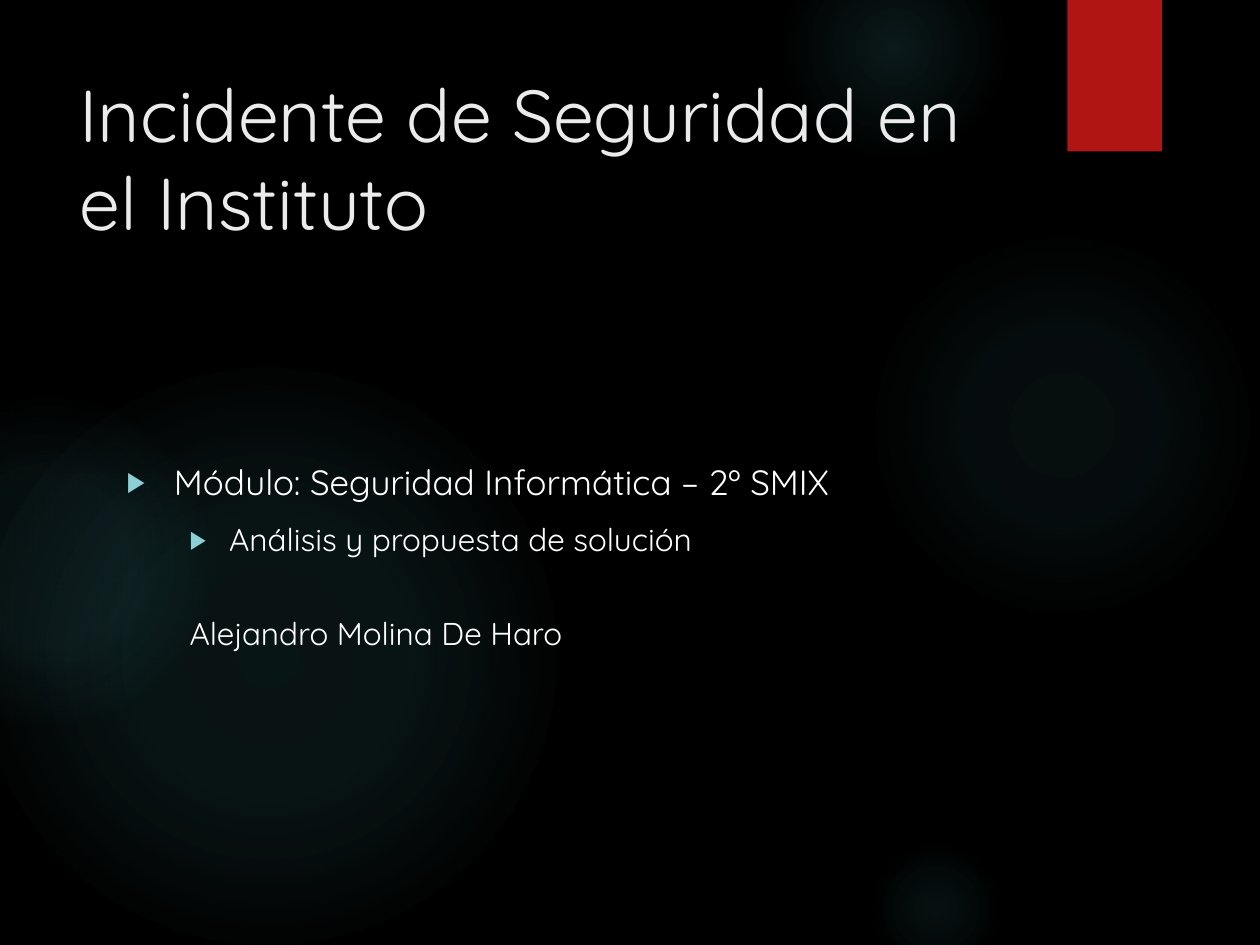
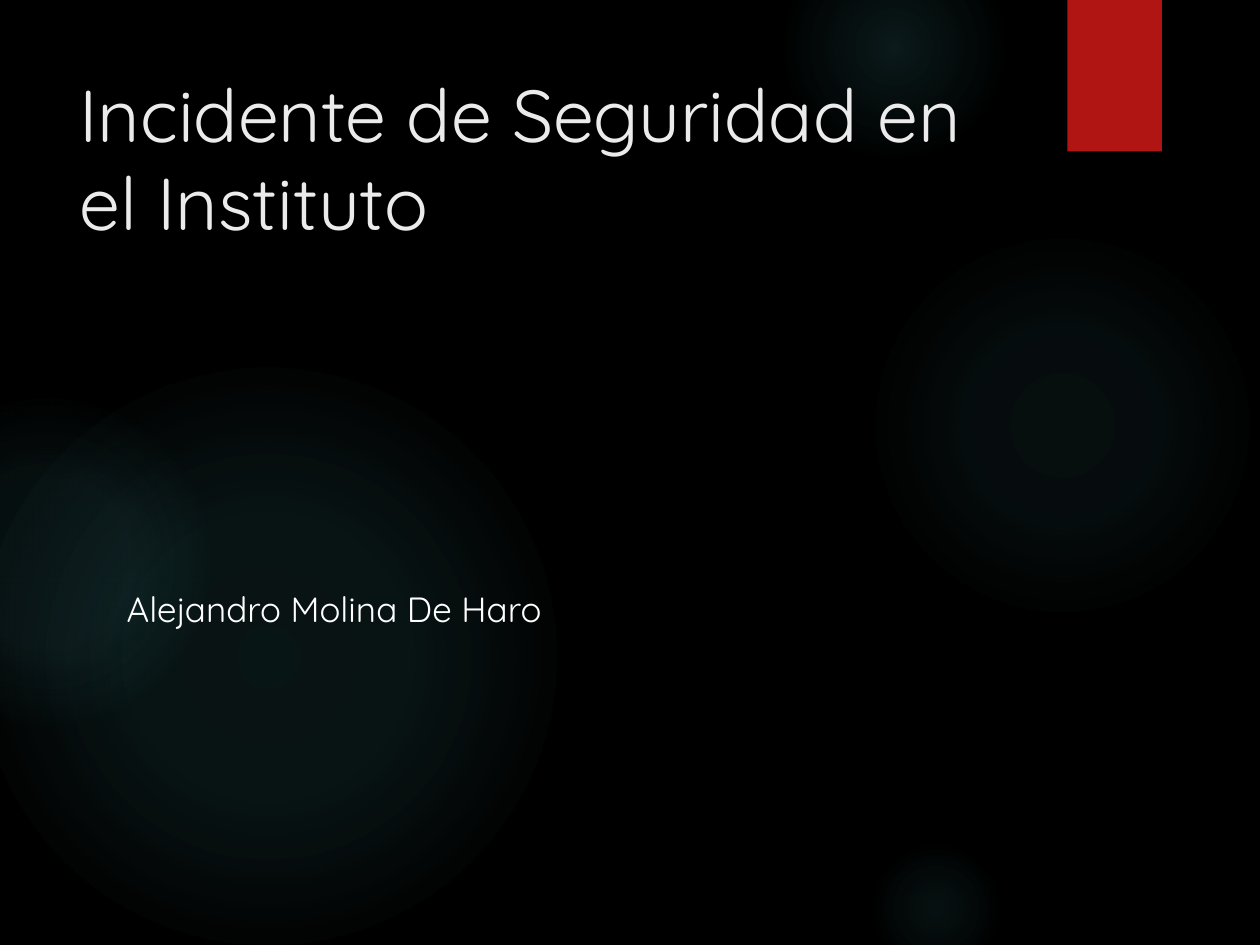
Before and after one commit to AlejandroMolinaDeHaro/SIMIX-2, a slide deck: slide 1 of seguridad/Molina_De Haro_Alejandro_activitat1RA3 (2).pptx. Drawn at 1260x945 pixels with LibreOffice and Linux fonts; fonts in the diff are those of the drawing; background and template pictures are left out. Boxes give left, top, right and bottom in pixels: in the first picture for what was removed or moved away, otherwise in the second. Text is boxed around its words. In the diff, an @@ line names an element or a change of style, - is before the commit and + after.

```diff
--- a/seguridad/Molina_De Haro_Alejandro_activitat1RA3 (2).pptx
+++ b/seguridad/Molina_De Haro_Alejandro_activitat1RA3 (2).pptx
@@ text "Alejandro Molina De Haro" at (x1=127, y1=596, x2=541, y2=629): size 18 to 20 pt; list level 2 to 1 in "Alejandro Molina De Haro" @@
@@ text at (x1=174, y1=469, x2=829, y2=558): paragraphs removed @@
-▶ Módulo: Seguridad Informática – 2º SMIX
-  ▶ Análisis y propuesta de solución
```
Also in this commit, not shown: 4 other files.
